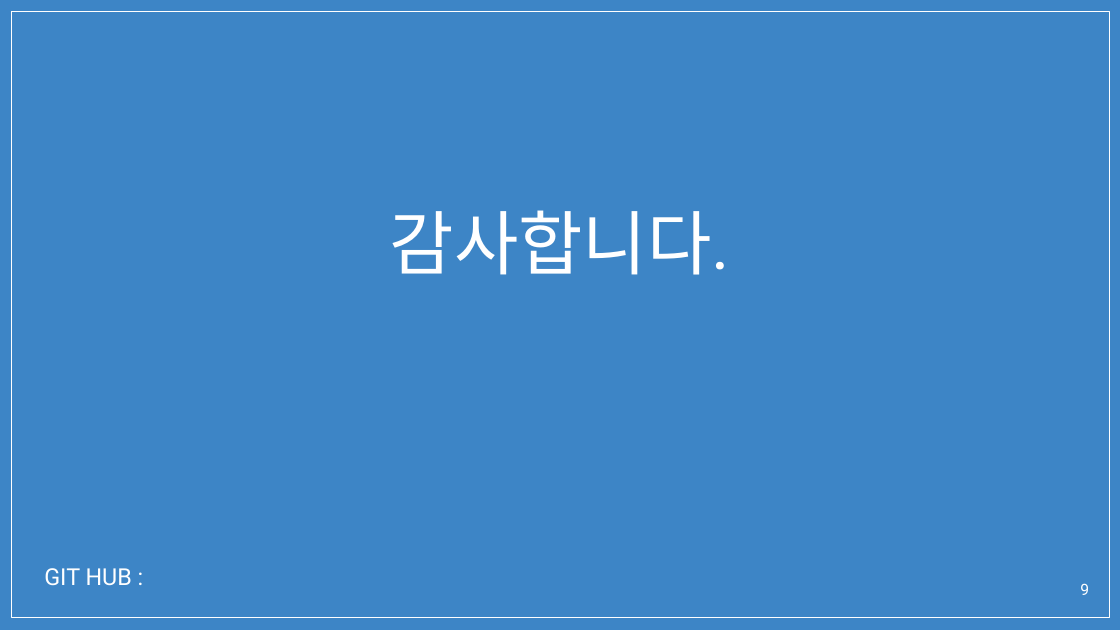
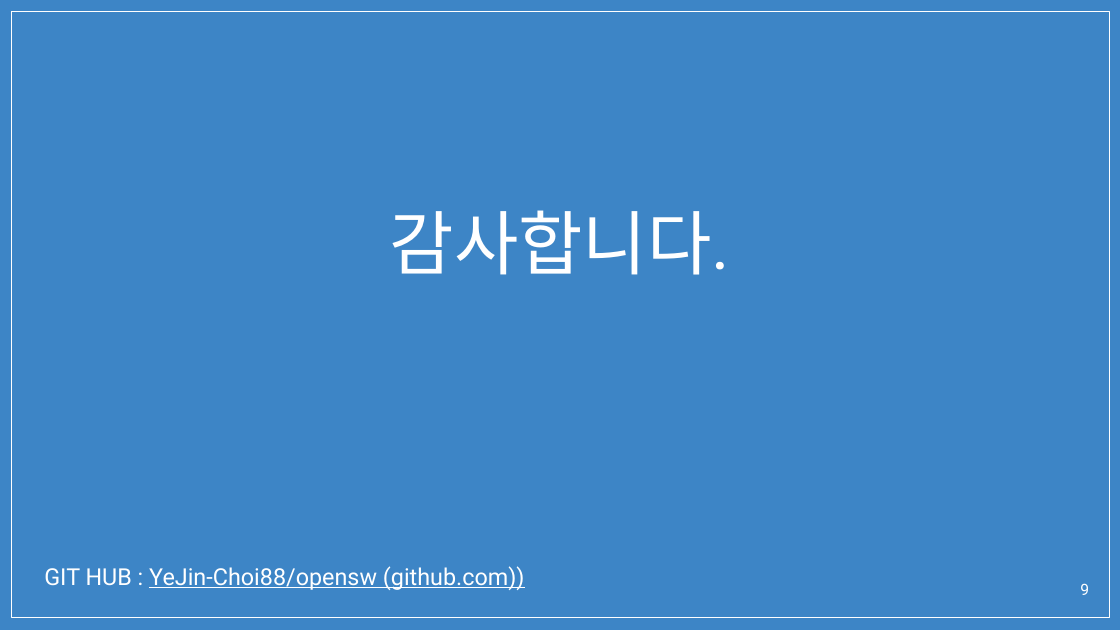
Before and after one commit to YeJin-Choi88/opensw, a slide deck: slide 9 of final_project/2021042016 최예진 ppt.pptx. Drawn at 1120x630 pixels with LibreOffice and Linux fonts; fonts in the diff are those of the drawing; background and template pictures are left out. Boxes give left, top, right and bottom in pixels: in the first picture for what was removed or moved away, otherwise in the second. Text is boxed around its words. In the diff, an @@ line names an element or a change of style, - is before the commit and + after.

```diff
--- a/final_project/2021042016 최예진 ppt.pptx
+++ b/final_project/2021042016 최예진 ppt.pptx
@@ title at (44, 566, 525, 590): text changed @@
-GIT HUB :
+GIT HUB : YeJin-Choi88/opensw (github.com))
```
